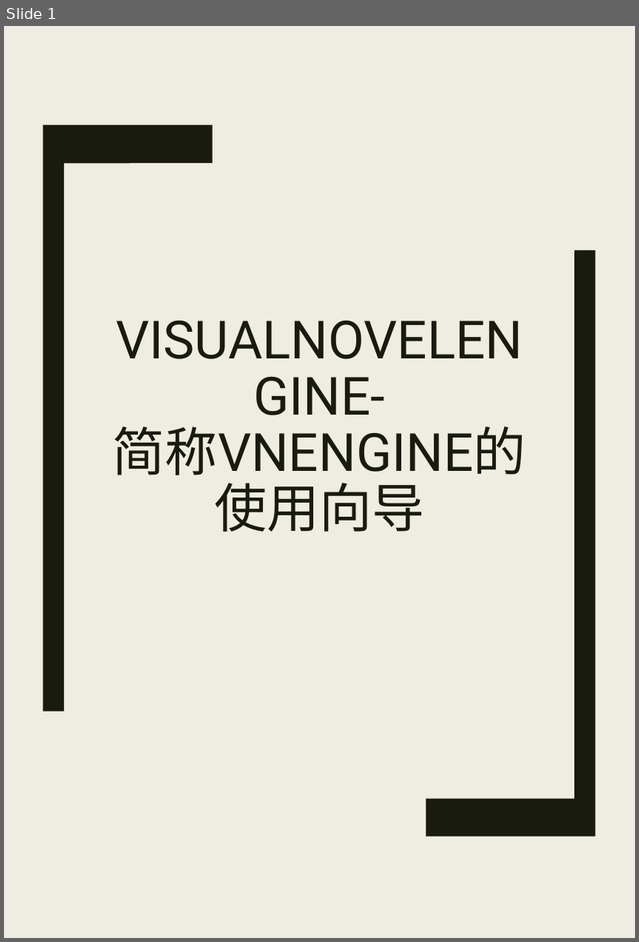
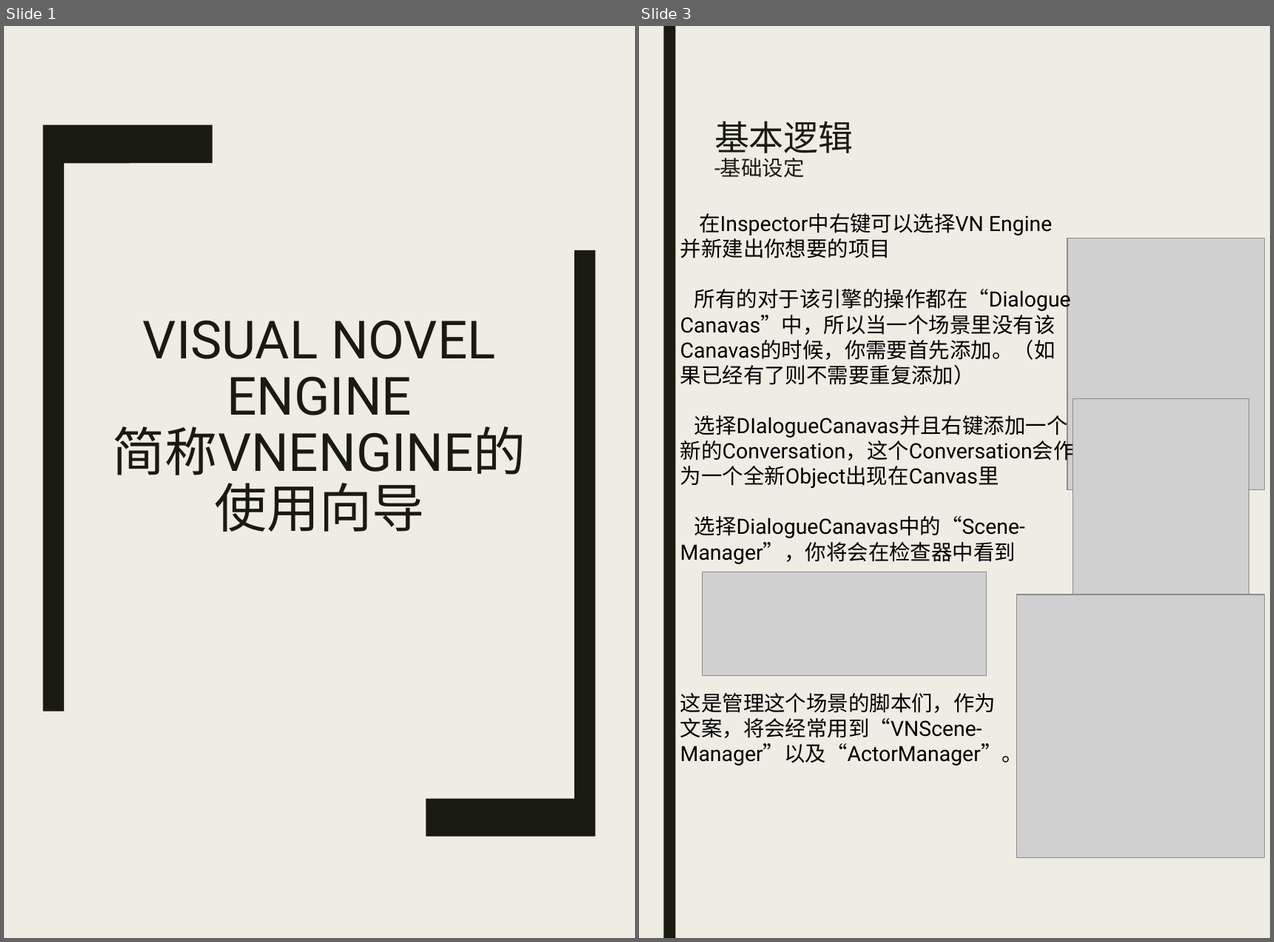
Before and after one commit to MakuraU/ReGame, a slide deck: Assets/如何使用VisualNovelEngine.pptx. Shown side by side, each under a label of ours: slide 1 before the commit, slides 1 and 3 after it; the slides between them are not shown. The pictures are 639x942 and 1274x942 pixels, drawn with LibreOffice and Linux fonts; fonts in the diff are those of the drawing; grey boxes stand for pictures. Boxes give left, top, right and bottom in pixels: in the first picture for what was removed or moved away, otherwise in the second. Text is boxed around its words. In the diff, an @@ line names an element or a change of style, - is before the commit and + after.

```diff
--- a/Assets/如何使用VisualNovelEngine.pptx
+++ b/Assets/如何使用VisualNovelEngine.pptx
@@ slide 3 added at (x1=639, y1=26, x2=1270, y2=938), background #EFEDE3 @@
@@ rectangle added at (x1=663, y1=26, x2=675, y2=938), fill #191B0E @@
@@ title added at (x1=714, y1=121, x2=854, y2=177), 18 pt, text #191B0E @@
+基本逻辑
+-基础设定
@@ text added at (x1=680, y1=213, x2=1075, y2=766), 18 pt, text #000000 @@
+在Inspector中右键可以选择VN Engine
+并新建出你想要的项目
+所有的对于该引擎的操作都在“Dialogue
+Canavas”中，所以当一个场景里没有该
+Canavas的时候，你需要首先添加。（如
+果已经有了则不需要重复添加）
+选择DIalogueCanavas并且右键添加一个
+新的Conversation，这个Conversation会作
+为一个全新Object出现在Canvas里
+选择DialogueCanavas中的“Scene-
+Manager”，你将会在检查器中看到
+这是管理这个场景的脚本们，作为
+文案，将会经常用到“VNScene-
+Manager”以及“ActorManager”。
@@ picture added at (x1=1067, y1=238, x2=1264, y2=490) @@
@@ picture added at (x1=1073, y1=399, x2=1249, y2=629) @@
@@ picture added at (x1=702, y1=571, x2=987, y2=675) @@
@@ picture added at (x1=1017, y1=594, x2=1264, y2=857) @@
@@ slide 1 changed as well @@
@@ title at (x1=113, y1=320, x2=526, y2=484): text changed @@
-VISUALNOVELENGINE-
-简称VNENGINE的使用向导
+VISUAL NOVEL ENGINE
+简称VNENGINE的使用向导
```
Also in this commit, not shown: 5 other slides added, 1 slide removed, 1 other file.
